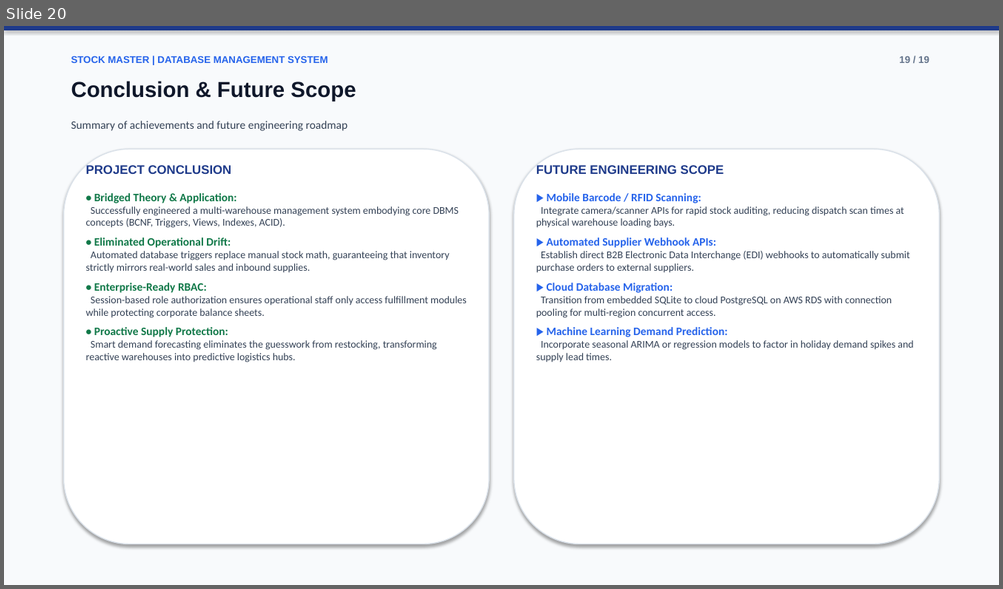
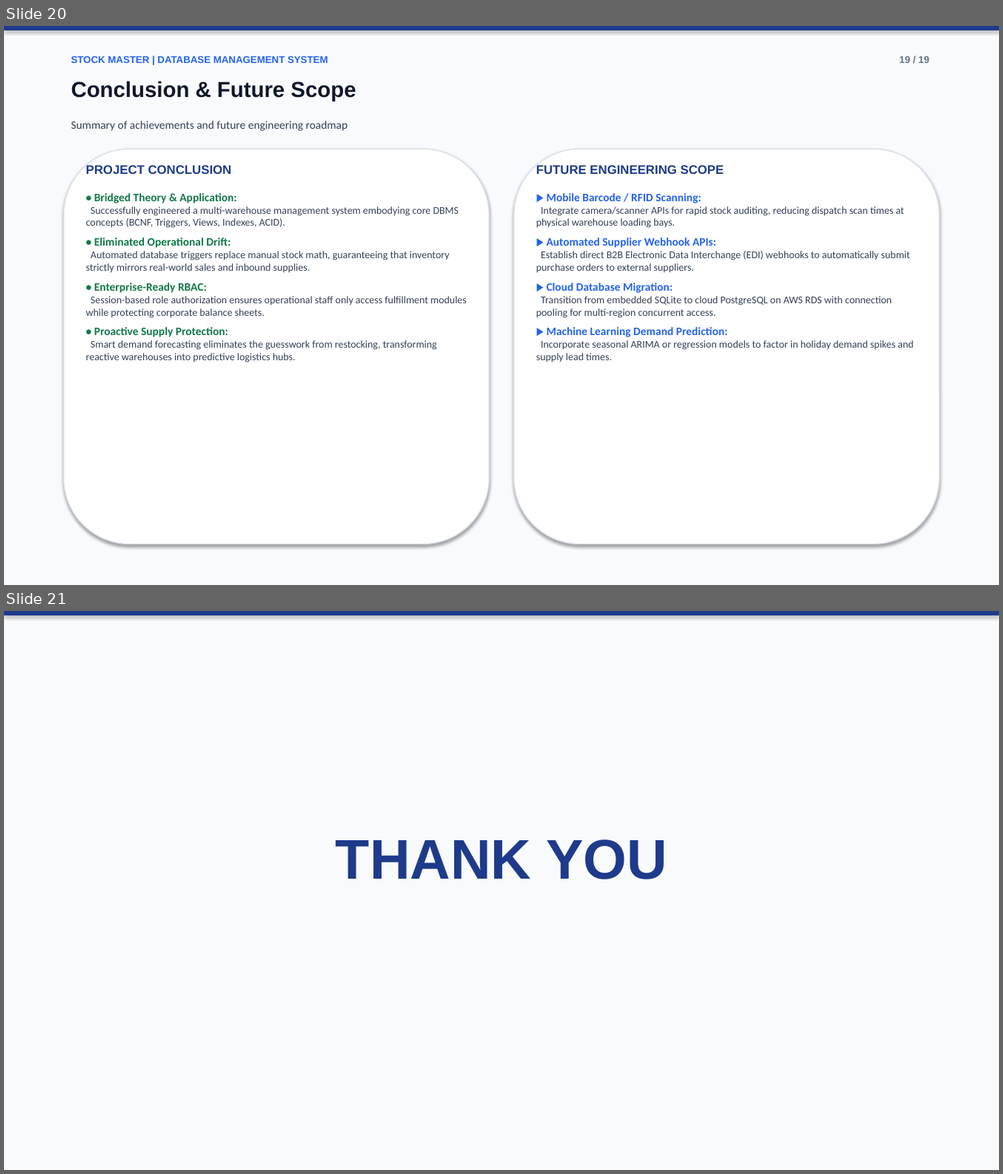
Before and after one commit to puneethkalinga/StockMaster-DBMS, a slide deck: StockMaster_Final_Review_Presentation.pptx. Shown one above the other, each under a label of ours: slide 20 before the commit, slides 20 and 21 after it. The pictures are 1003x589 and 1003x1174 pixels, drawn with LibreOffice and Linux fonts; fonts in the diff are those of the drawing. Boxes give left, top, right and bottom in pixels: in the first picture for what was removed or moved away, otherwise in the second. Text is boxed around its words. In the diff, an @@ line names an element or a change of style, - is before the commit and + after.

Commit message:
Update final slide: clean thank you layout

```diff
--- a/StockMaster_Final_Review_Presentation.pptx
+++ b/StockMaster_Final_Review_Presentation.pptx
@@ slide 21 added at <box>4,611,999,1170</box>, background #FFFFFF @@
@@ rectangle added at <box>4,611,999,1170</box>, fill #F8FAFC @@
@@ rectangle added at <box>4,611,999,615</box>, fill #1E3A8A @@
@@ text added at <box>336,840,667,880</box>, 54 pt, text #1E3A8A, bold @@
+THANK YOU
```
Also in this commit, not shown: 1 slide removed.
